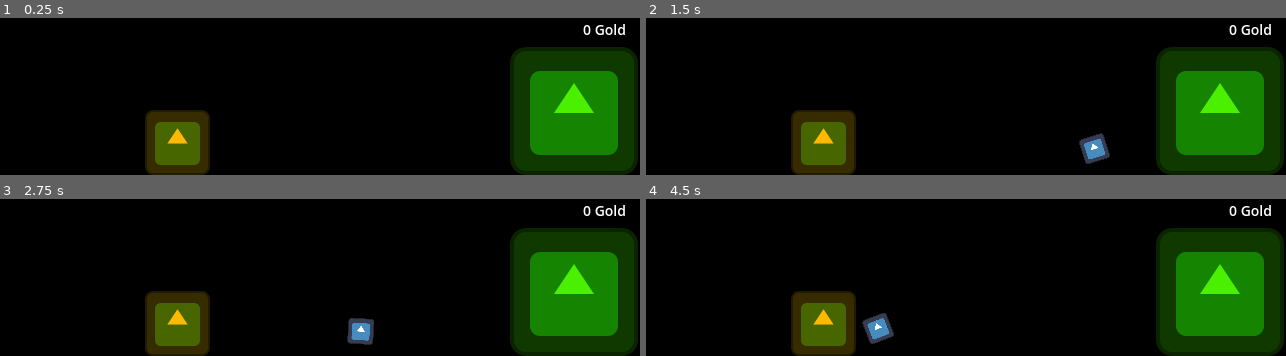
Above: before the commit, frames 1-4 (two rows, left to right).
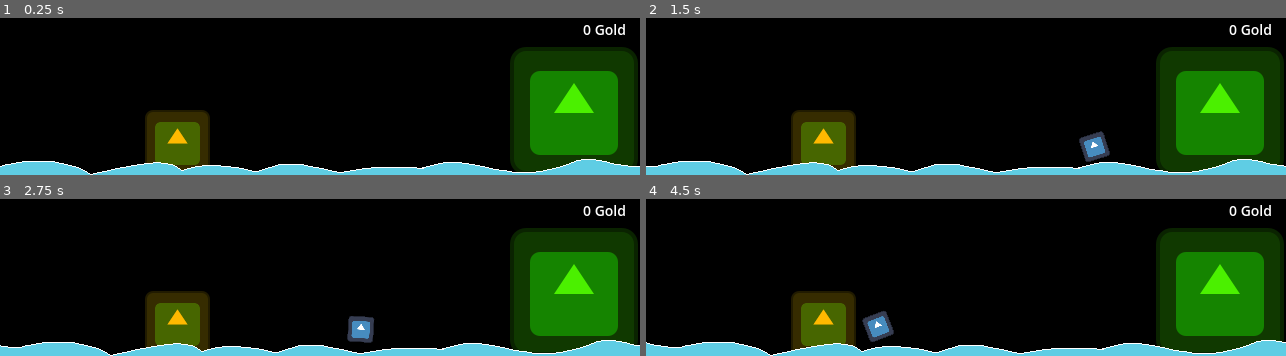
Above: after the commit, the same moments.

Repository: ProjectMage/ship-it
Game: Godot game, scene res://game.tscn
Two runs of this game, one before a commit and one after it. Both use one fixed random seed, a clock stepped at 60 frames per second and the inputs below. The engine's default icon, where the game draws it, is replaced by a stand-in: a white triangle on a blue panel in a dark square.
Inputs (mouse positions are in pixels of both pictures, inside the frame that each line leads up to):
- Up to frame 1 (0.25 s): no input
- Up to frame 2 (1.5 s): move the mouse to (outside the picture) at 0.52 s; press the mouse at (outside the picture) at 0.53 s; move the mouse to (outside the picture) at 1.27 s; release the mouse at (outside the picture) at 1.28 s; click (outside the picture) at 1.35 s
- Up to frame 3 (2.75 s): move the mouse to (outside the picture) at 2.02 s; press the mouse at (outside the picture) at 2.03 s
- Up to frame 4 (4.5 s): move the mouse to (934, 247) at 2.77 s; release the mouse at (934, 247) at 2.78 s; click (934, 247) at 2.85 s; move the mouse to (1158, 230) at 3.52 s; press the mouse at (1158, 230) at 3.53 s; move the mouse to (outside the picture) at 4.27 s; release the mouse at (outside the picture) at 4.28 s; click (outside the picture) at 4.35 s

The runs differ from the first frame. In frame 1, 5.7% of the frame differs, in the area x 0-100%, y 89-100%; in frame 2, 6.0%; in frame 3, 5.9%; in frame 4, 6.0%, in the area x 0-100%, y 71-100%.

Commit message:
feat: Add WaveWater texture and import settings to enhance visual effects with parallax scroll effect

Diff:
--- a/game.tscn
+++ b/game.tscn
@@ -1,7 +1,8 @@
-[gd_scene load_steps=7 format=3 uid="uid://v4n4s1q6aegb"]
+[gd_scene load_steps=8 format=3 uid="uid://v4n4s1q6aegb"]
 
 [ext_resource type="Texture2D" uid="uid://ctaktq0m7778j" path="res://icon.svg" id="1_80nbo"]
 [ext_resource type="Script" uid="uid://phl2nmy8mphy" path="res://game.gd" id="1_e2o6t"]
+[ext_resource type="Texture2D" uid="uid://dnysptvkod8l2" path="res://WaveWater_single.png" id="4_fc0e3"]
 
 [sub_resource type="Curve2D" id="Curve2D_e2o6t"]
 _data = {
@@ -88,6 +89,7 @@
 layout_mode = 2
 
 [node name="PathToGold" type="Path2D" parent="."]
+position = Vector2(0, -2)
 curve = SubResource("Curve2D_e2o6t")
 
 [node name="PathFollow2D" type="PathFollow2D" parent="PathToGold"]
@@ -175,6 +177,16 @@
 item_5/text = "Quit"
 item_5/id = 5
 
+[node name="BackgroundWaves" type="Parallax2D" parent="."]
+repeat_size = Vector2(640, 0)
+autoscroll = Vector2(8, 0)
+ignore_camera_scroll = true
+
+[node name="WaveWaterSingle" type="Sprite2D" parent="BackgroundWaves"]
+texture_filter = 1
+position = Vector2(320, 350)
+texture = ExtResource("4_fc0e3")
+
 [connection signal="toggled" from="CanvasLayer/MarginContainer/VBoxContainer/HBoxContainerTransparent/CheckButton" to="." method="_on_transparent_button_toggled"]
 [connection signal="toggled" from="CanvasLayer/MarginContainer/VBoxContainer/HBoxContainerBorder/CheckButton" to="." method="_on_border_button_toggled"]
 [connection signal="toggled" from="CanvasLayer/MarginContainer/VBoxContainer/HBoxContainerBorder2/CheckButton" to="." method="_on_always_on_top_button_toggled"]
Binary file added: WaveWater_single.png
Not shown, added: WaveWater_single.png.import
